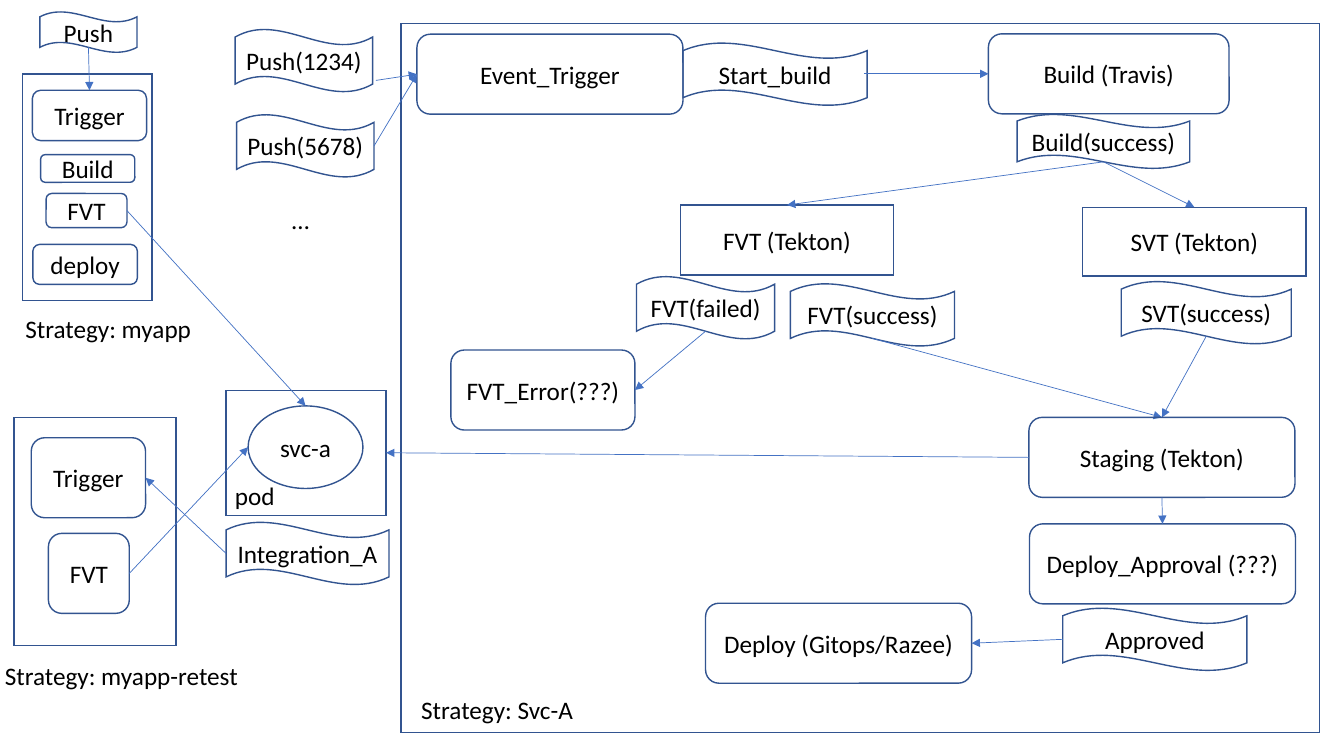
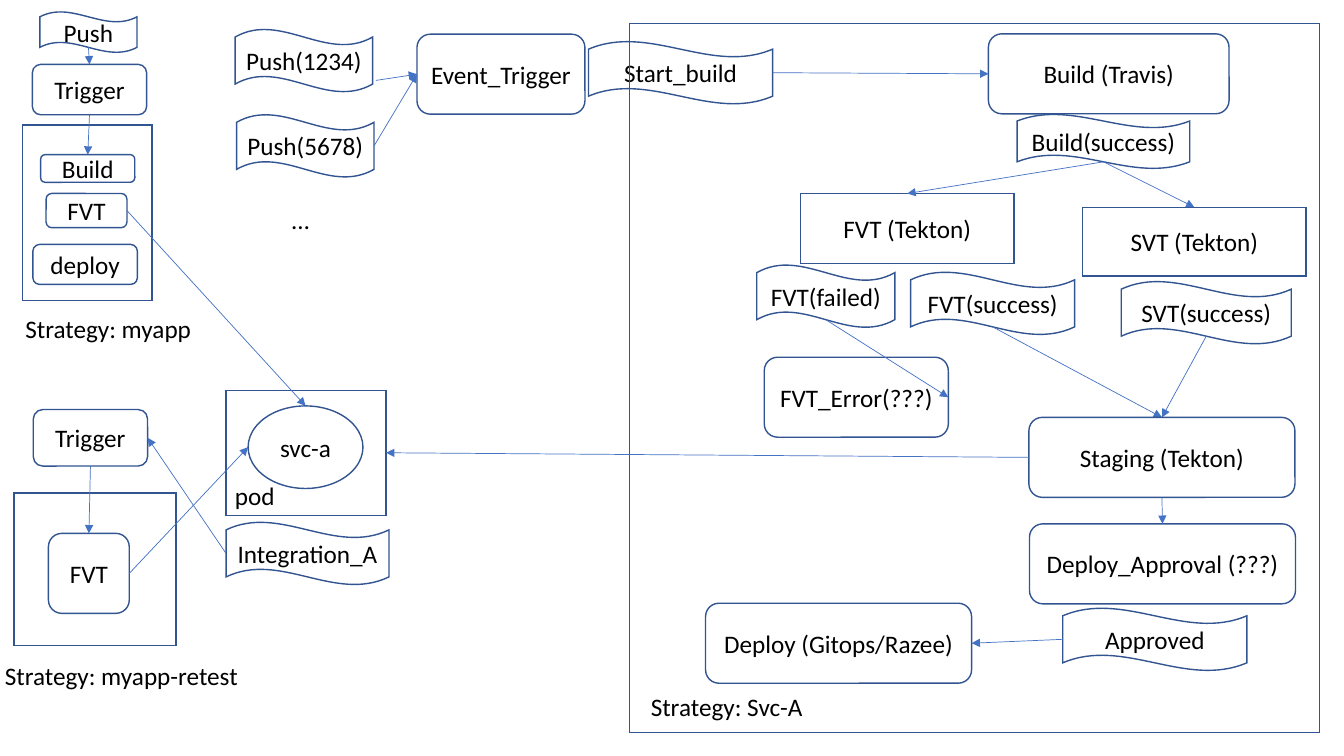
Before and after one commit to mchenggit/kabanero-event, a slide deck: slide 15 of architecture/KabaneroEvent.pptx. Drawn at 1344x756 pixels with LibreOffice and Linux fonts; fonts in the diff are those of the drawing. Boxes give left, top, right and bottom in pixels: in the first picture for what was removed or moved away, otherwise in the second. Text is boxed around its words. In the diff, an @@ line names an element or a change of style, - is before the commit and + after.

```diff
--- a/architecture/KabaneroEvent.pptx
+++ b/architecture/KabaneroEvent.pptx
@@ rectangle resized from (x1=401, y1=23, x2=1320, y2=732) to (x1=629, y1=23, x2=1320, y2=732) @@
@@ arrow moved from (89, 47) - (90, 91) to (89, 47) - (90, 65) @@
@@ rounded rectangle "Event_Trigger" resized from (x1=417, y1=34, x2=684, y2=114) to (x1=417, y1=34, x2=586, y2=114) @@
@@ wave "Start_build" moved from (x1=684, y1=43, x2=868, y2=106) to (x1=589, y1=41, x2=773, y2=104) @@
@@ rounded rectangle "Trigger" moved from (x1=32, y1=91, x2=146, y2=141) to (x1=32, y1=65, x2=146, y2=115) @@
@@ arrow moved from (865, 74) - (989, 74) to (772, 73) - (989, 74) @@
@@ arrow added from (90, 115) to (88, 154), #4472C4 0.5 pt @@
@@ rectangle resized from (x1=22, y1=74, x2=152, y2=300) to (x1=22, y1=125, x2=152, y2=300) @@
@@ arrow moved from (1104, 162) - (787, 205) to (1104, 162) - (907, 194) @@
@@ 2 waves, 1 rounded rectangle moved together from (x1=637, y1=205, x2=955, y2=346) to (x1=757, y1=194, x2=1075, y2=335) @@
@@ arrow moved from (706, 332) - (635, 390) to (826, 320) - (949, 397) @@
@@ arrow moved from (873, 339) - (1163, 417) to (993, 327) - (1163, 417) @@
@@ rounded rectangle "FVT_Error(???)" moved from (x1=451, y1=350, x2=635, y2=430) to (x1=764, y1=357, x2=949, y2=437) @@
@@ rounded rectangle "Trigger" resized from (x1=31, y1=438, x2=145, y2=517) to (x1=33, y1=409, x2=147, y2=466) @@
@@ arrow moved from (226, 554) - (145, 478) to (226, 554) - (147, 438) @@
@@ arrow added from (91, 466) to (89, 533), #4472C4 0.5 pt @@
@@ rectangle resized from (x1=14, y1=418, x2=176, y2=646) to (x1=14, y1=493, x2=176, y2=645) @@
@@ text "Strategy: Svc-A" moved from (x1=421, y1=702, x2=573, y2=724) to (x1=651, y1=699, x2=802, y2=721) @@
```
Also in this commit, not shown: 6 other slides changed, 1 slide added, 7 other files.
